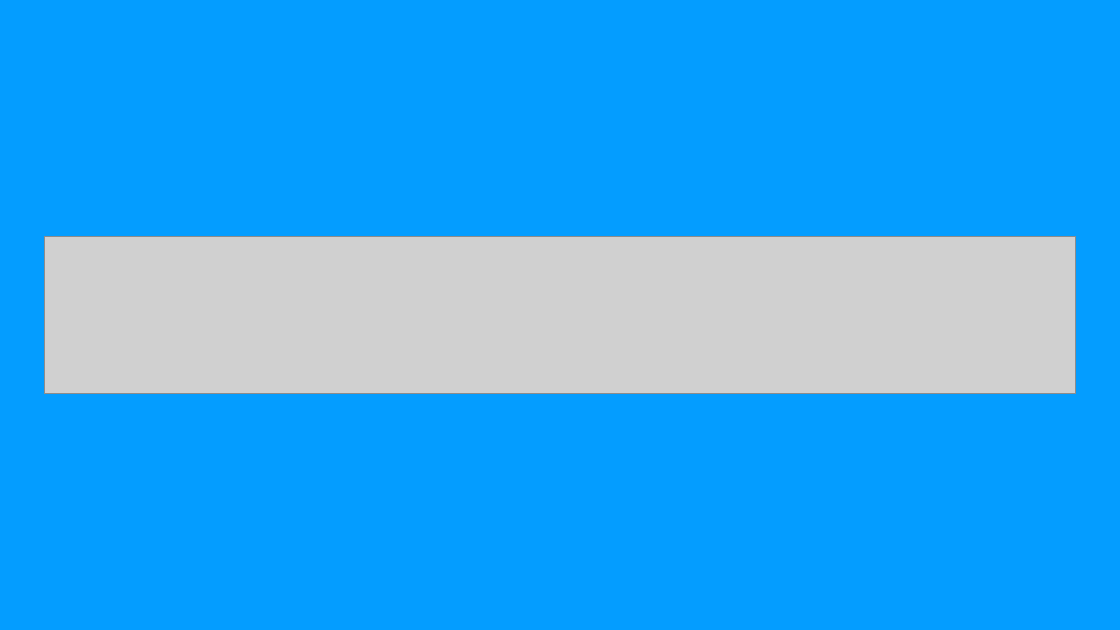
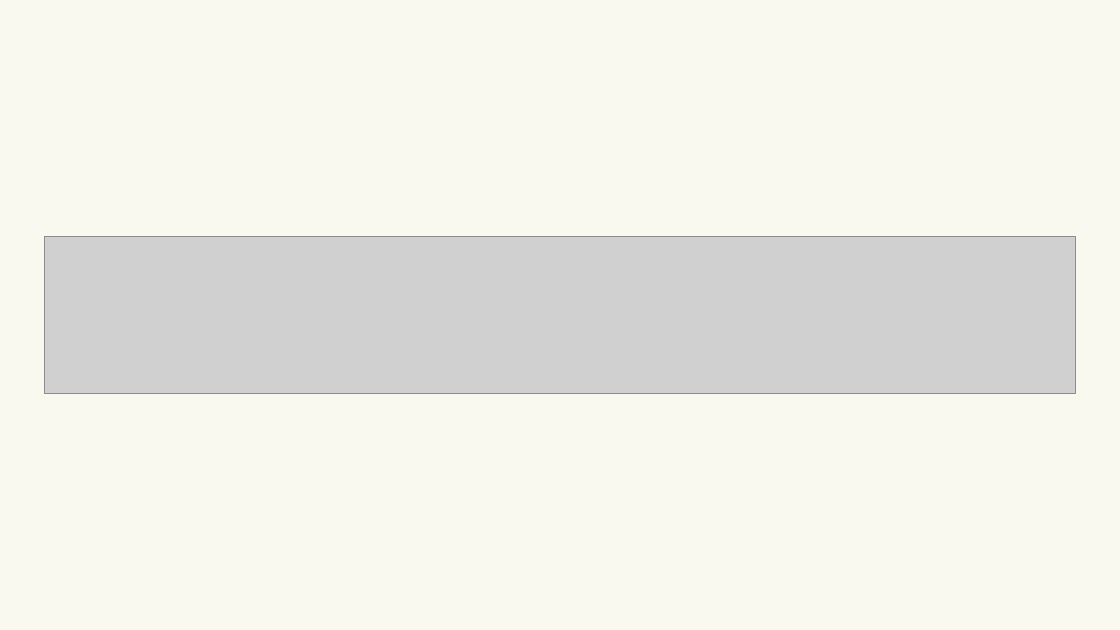
Before and after one commit to kotlarekm/BI_NGO_Wikipedia, a slide deck: slide 11 of storytelling/Storytelling.pptx (slide 10 before the commit). Drawn at 1120x630 pixels with LibreOffice and Linux fonts; fonts in the diff are those of the drawing; grey boxes stand for pictures; background and template pictures are left out. Boxes give left, top, right and bottom in pixels: in the first picture for what was removed or moved away, otherwise in the second. Text is boxed around its words. In the diff, an @@ line names an element or a change of style, - is before the commit and + after.

```diff
--- a/storytelling/Storytelling.pptx
+++ b/storytelling/Storytelling.pptx
@@ background #049DFF to #F9F9F0 @@
```
Also in this commit, not shown: 10 other slides changed, 1 slide added, 1 other file.
